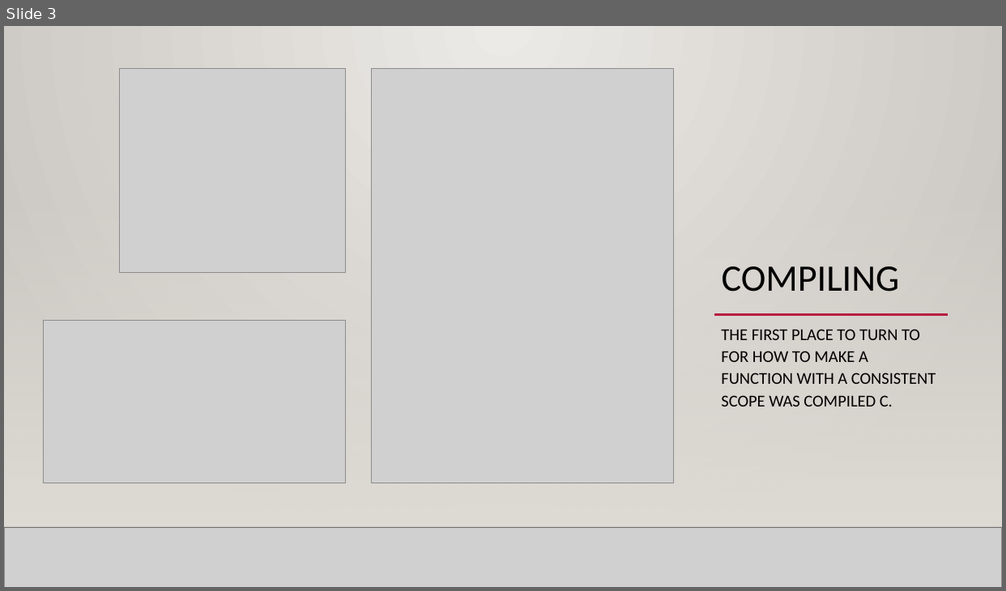
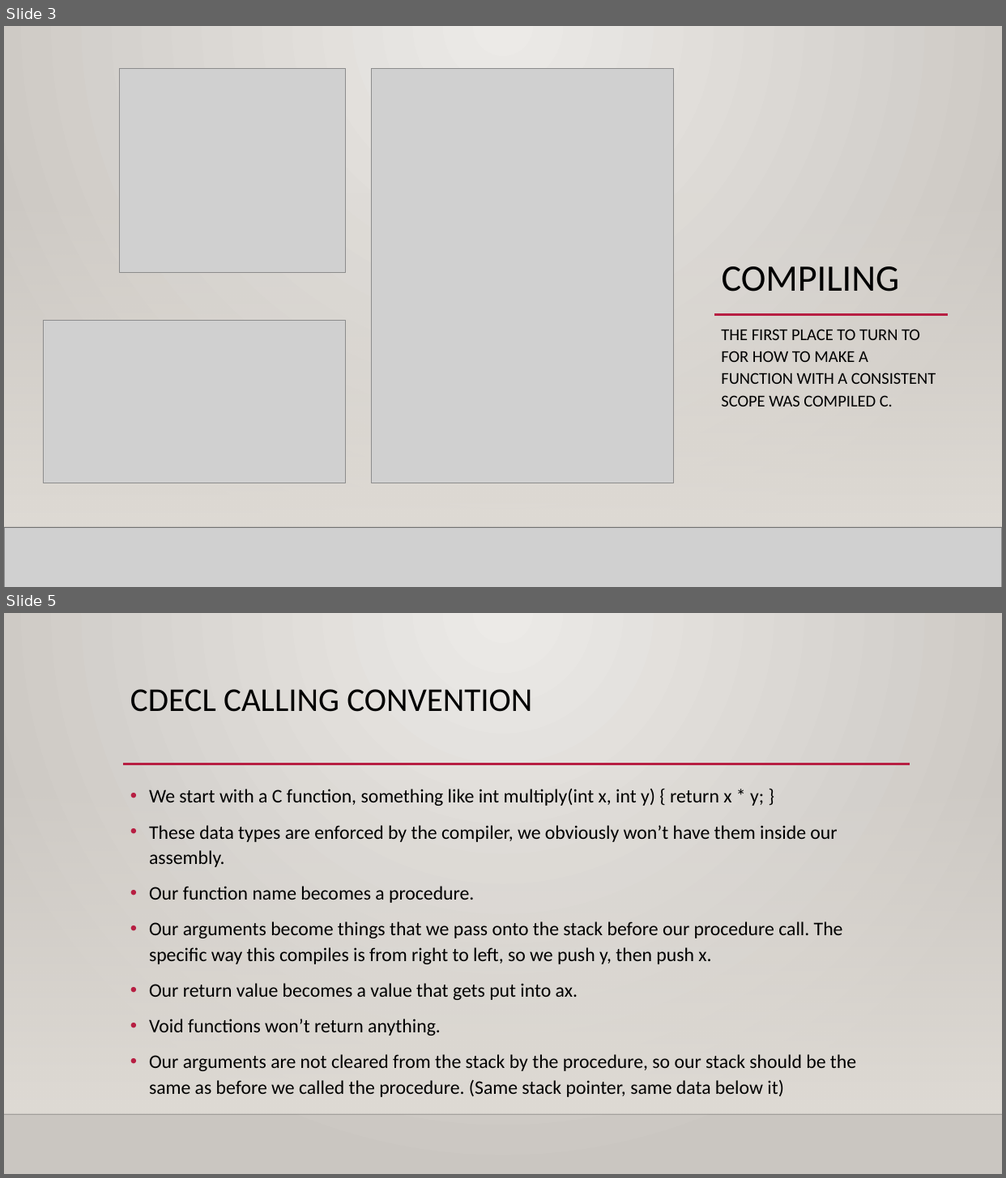
Before and after one commit to jarum3/Final, a slide deck: FinalPresentation.pptx. Shown one above the other, each under a label of ours: slide 3 before the commit, slides 3 and 5 after it; the slides between them are not shown. The pictures are 1006x591 and 1006x1178 pixels, drawn with LibreOffice and Linux fonts; fonts in the diff are those of the drawing; grey boxes stand for pictures; background and template pictures are left out. Boxes give left, top, right and bottom in pixels: in the first picture for what was removed or moved away, otherwise in the second. Text is boxed around its words. In the diff, an @@ line names an element or a change of style, - is before the commit and + after.

```diff
--- a/FinalPresentation.pptx
+++ b/FinalPresentation.pptx
@@ slide 5 added at (x1=4, y1=613, x2=1002, y2=1174), background gradient #ECEAE7 to #CAC7C1; not listed: 3 template elements that a slide beside it also shows @@
@@ title added at (x1=130, y1=689, x2=532, y2=712), 32 pt, text #000000 @@
+CDECL CALLING CONVENTION
@@ text added at (x1=149, y1=789, x2=856, y2=1097), 18.5 pt, text #000000 @@
+• We start with a C function, something like int multiply(int x, int y) { return x * y; }
+• These data types are enforced by the compiler, we obviously won’t have them inside our assembly.
+• Our function name becomes a procedure.
+• Our arguments become things that we pass onto the stack before our procedure call. The specific way this compiles is from right to left, so we push y, then push x.
+• Our return value becomes a value that gets put into ax.
+• Void functions won’t return anything.
+• Our arguments are not cleared from the stack by the procedure, so our stack should be the same as before we called the procedure. (Same stack pointer, same data below it)
```
Also in this commit, not shown: 4 slides changed, 2 other slides added.
